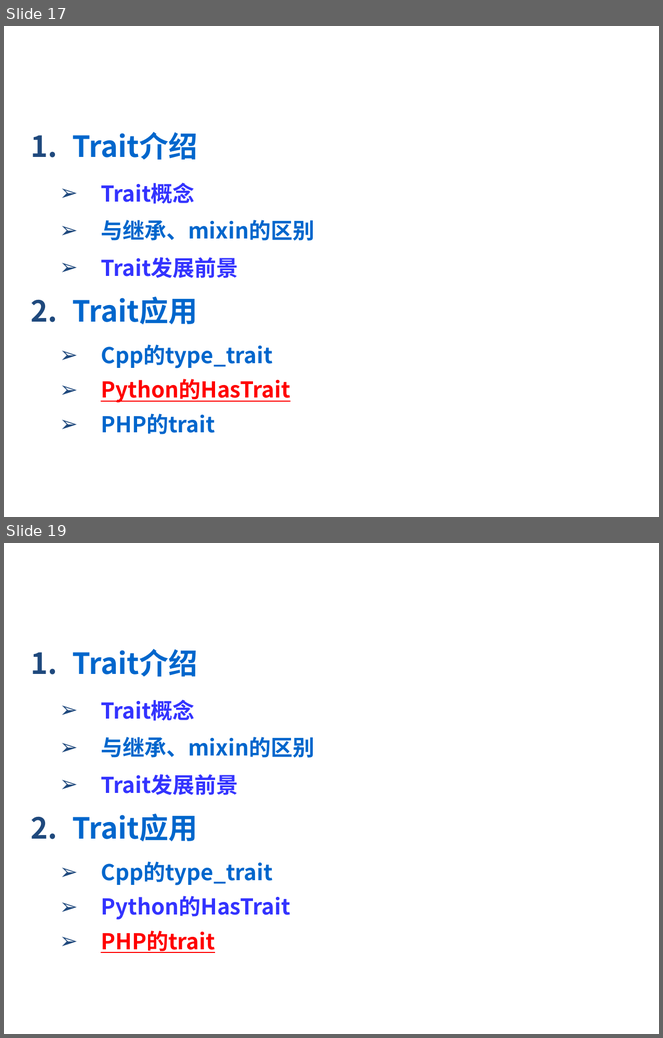
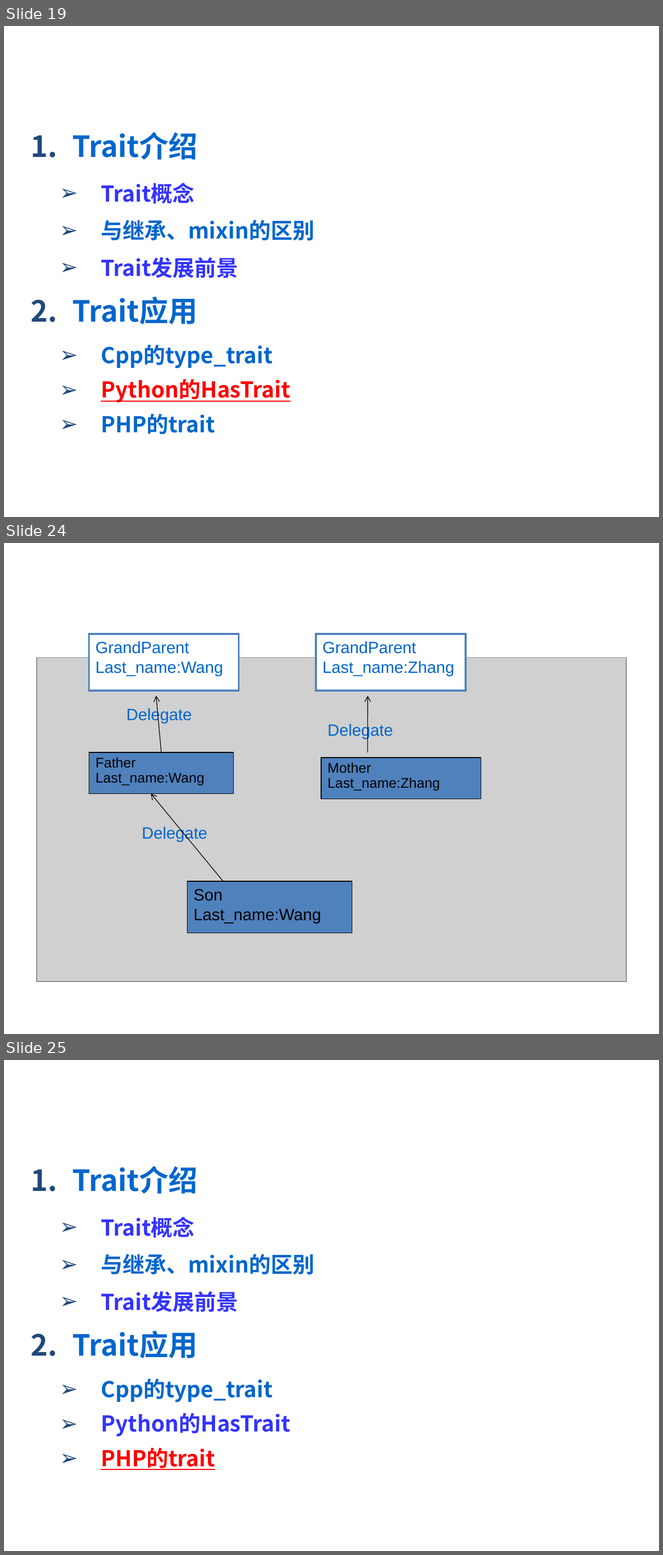
Before and after one commit to 2017-CompilerH-a3/Teamwork-Traits, a slide deck: trait.ppt. Shown one above the other, each under a label of ours: slides 17 and 19 before the commit, slides 19, 24 and 25 after it; the slides between them are not shown. The pictures are 663x1038 and 663x1555 pixels, drawn with LibreOffice and Linux fonts; fonts in the diff are those of the drawing; grey boxes stand for pictures; background and template pictures are left out. Boxes give left, top, right and bottom in pixels: in the first picture for what was removed or moved away, otherwise in the second. Text is boxed around its words. In the diff, an @@ line names an element or a change of style, - is before the commit and + after.

```diff
--- a/trait.ppt
+++ b/trait.ppt
@@ slide 24 added at [4, 543, 659, 1034], background picture (left out) @@
@@ text added at [37, 563, 397, 603], 28 pt, text #FFFFFF, bold, italic @@
+Diamond Problem
@@ rectangle added at [89, 634, 239, 691], fill #FFFFFF, outline #4F81BD 2.01 pt, 18 pt, text #0066CC @@
+GrandParent
+Last_name:Wang
@@ rectangle added at [316, 634, 465, 691], fill #FFFFFF, outline #4F81BD 2.01 pt, 18 pt, text #0066CC @@
+GrandParent
+Last_name:Zhang
@@ picture added at [37, 657, 626, 982] @@
@@ arrow added from (161, 753) to (156, 696), #000000 0.74 pt @@
@@ arrow added from (367, 753) to (367, 696), #000000 0.74 pt @@
@@ text added at [126, 707, 192, 723], 18 pt, text #0066CC @@
+Delegate
@@ text added at [327, 723, 393, 739], 18 pt, text #0066CC @@
+Delegate
@@ rectangle added at [89, 753, 234, 794], fill #4F81BD, outline #000000 0.74 pt, 15.3 pt, text #000000 @@
+Father
+Last_name:Wang
@@ rectangle added at [321, 758, 481, 799], fill #4F81BD, outline #000000 0.74 pt, 15.3 pt, text #000000 @@
+Mother
+Last_name:Zhang
@@ arrow added from (223, 882) to (151, 794), #000000 0.74 pt @@
@@ text added at [142, 826, 207, 842], 18 pt, text #0066CC @@
+Delegate
@@ rectangle added at [188, 882, 352, 934], fill #4F81BD, outline #000000 0.74 pt, 18 pt, text #000000 @@
+Son
+Last_name:Wang
@@ what was slide 17 is now slide 19 @@
@@ what was slide 19 is now slide 25 @@
```
Also in this commit, not shown: 7 slides changed, 13 other slides added, 4 slides removed.
